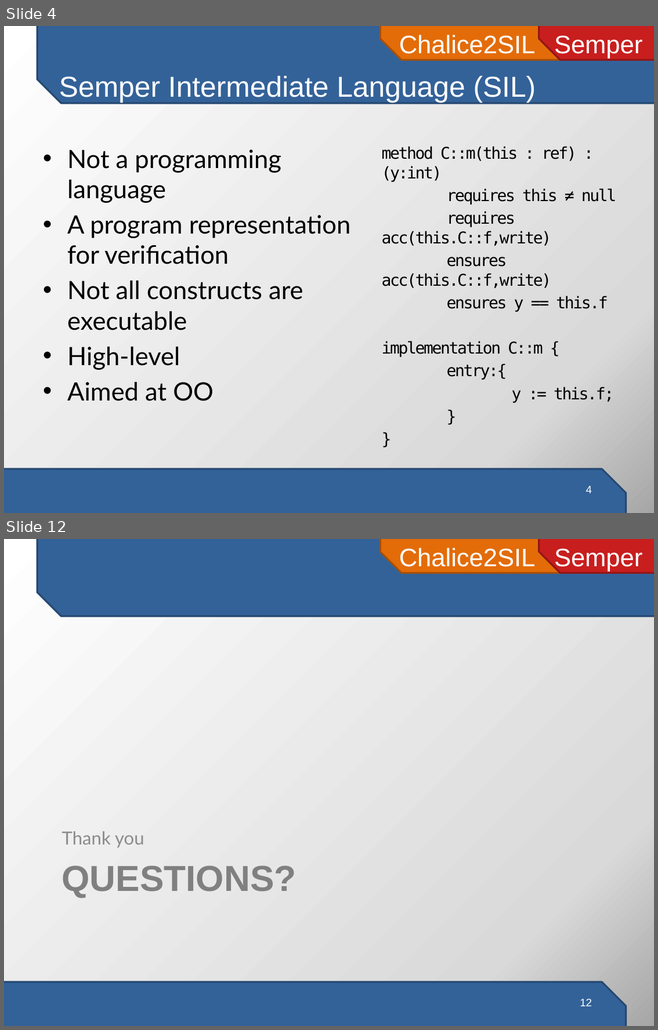
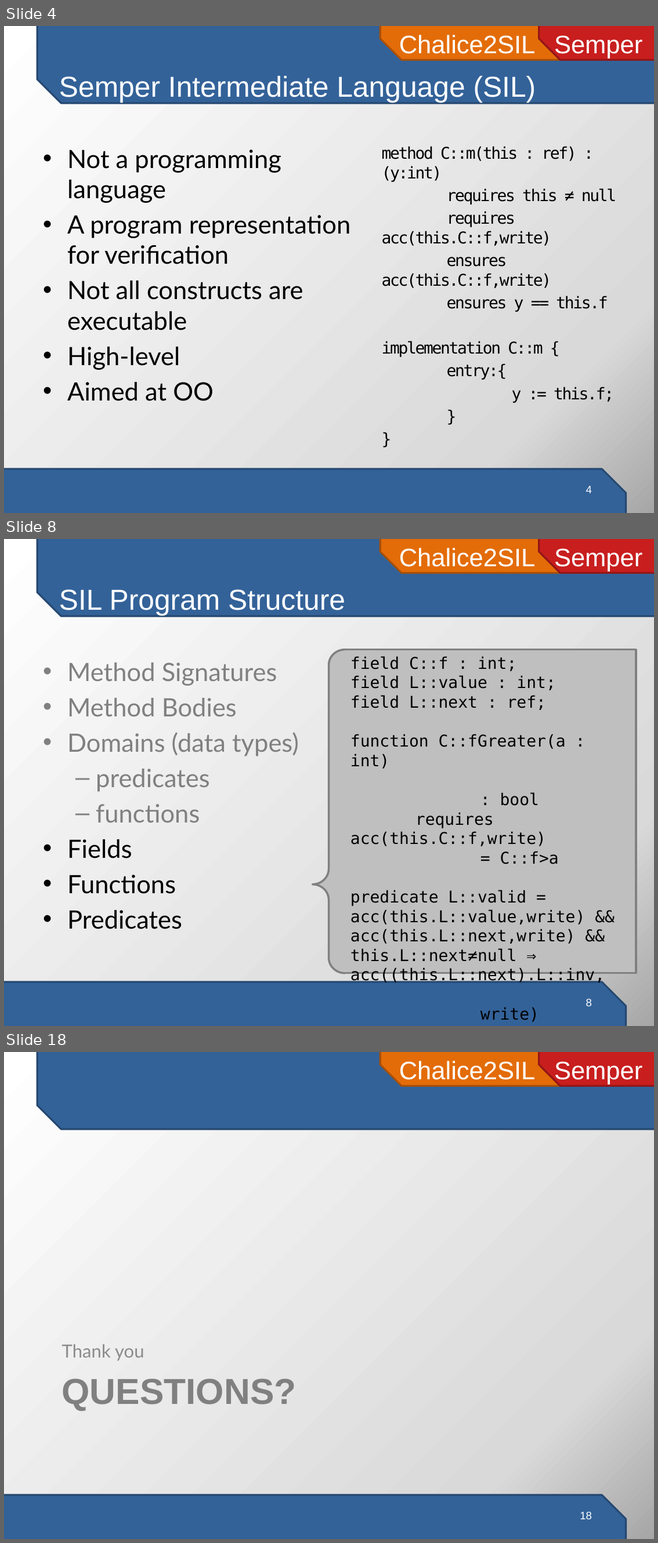
Before and after one commit to viperproject/chalice2silver, a slide deck: chalice2sil/doc/presentation/chalice2sil-presentation.pptx. Shown one above the other, each under a label of ours: slides 4 and 12 before the commit, slides 4, 8 and 18 after it; the slides between them are not shown. The pictures are 658x1030 and 658x1543 pixels, drawn with LibreOffice and Linux fonts; fonts in the diff are those of the drawing. Boxes give left, top, right and bottom in pixels: in the first picture for what was removed or moved away, otherwise in the second. Text is boxed around its words. In the diff, an @@ line names an element or a change of style, - is before the commit and + after.

```diff
--- a/chalice2sil/doc/presentation/chalice2sil-presentation.pptx
+++ b/chalice2sil/doc/presentation/chalice2sil-presentation.pptx
@@ slide 8 added at [4, 539, 654, 1026], background gradient #FFFFFF to #D9D9D9 to #A6A6A6; not listed: 4 template elements that a slide beside it also shows @@
@@ title added at [59, 589, 345, 616], 32 pt, text #FFFFFF @@
+SIL Program Structure
@@ left brace added at [313, 649, 345, 973], fill #BFBFBF, outline #808080 2.25 pt @@
@@ text added at [344, 649, 636, 973], fill #BFBFBF, outline #808080 2.25 pt, 18 pt, text #000000 @@
+field C::f : int;
+field L::value : int;
+field L::next : ref;
+function C::fGreater(a : int)
+: bool
+requires acc(this.C::f,write)
+= C::f>a
+predicate L::valid = acc(this.L::value,write) && acc(this.L::next,write) && this.L::next≠null ⇒ acc((this.L::next).L::inv,
+write)
@@ text added at [67, 663, 299, 929], 28 pt, text #808080 @@
+• Method Signatures
+• Method Bodies
+• Domains (data types)
+  – predicates
+  – functions
+• Fields
+• Functions
+• Predicates
@@ page number added at [586, 999, 592, 1006], 12 pt, text #FFFFFF @@
+8
@@ what was slide 12 is now slide 18 @@
@@ page number at [579, 1512, 592, 1519]: text changed @@
-12
+18
```
Also in this commit, not shown: 2 slides changed, 11 other slides added, 1 other file.
